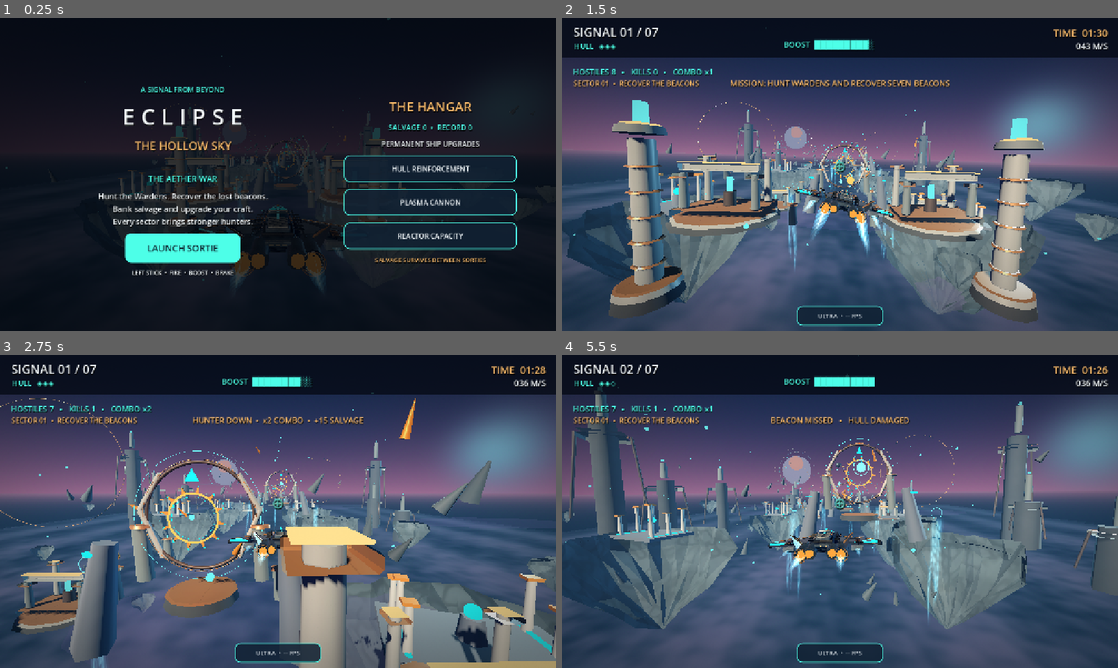
Above: before the commit, frames 1-4 (two rows, left to right).
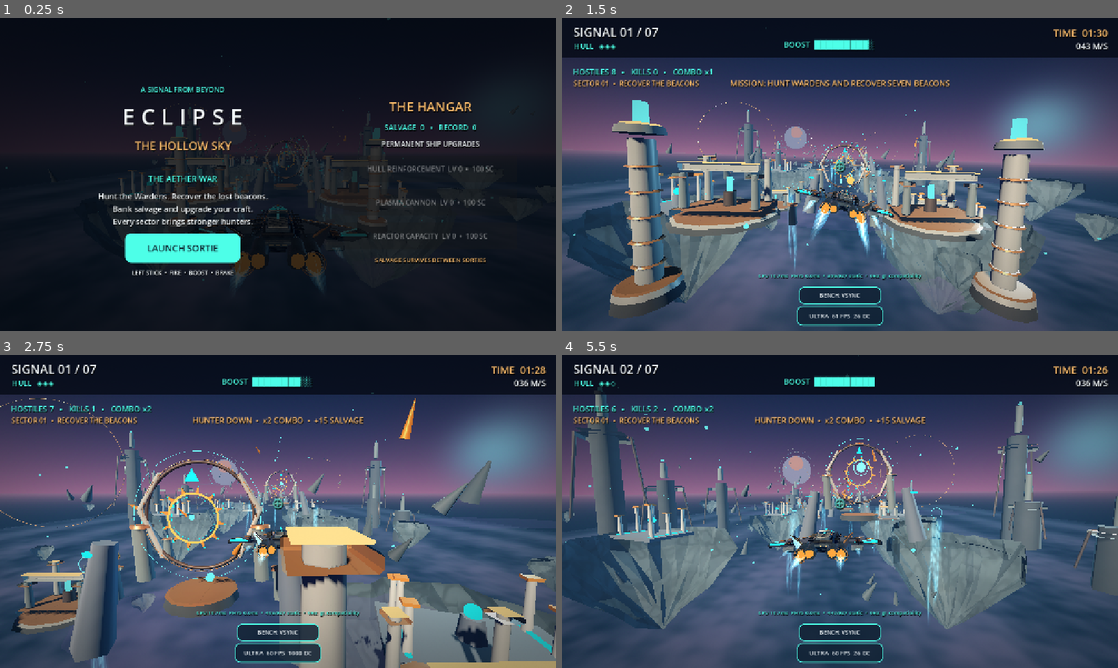
Above: after the commit, the same moments.

Repository: tpylman90-ctrl/Eclipse-The-Hollow-Sky
Game: Godot game, scene res://scenes/main.tscn
Same seed, same stepped clock (60 frames per second), same inputs: the game is played once before the commit and once after it.
Inputs (mouse positions are in pixels of both pictures, inside the frame that each line leads up to):
- Up to frame 1 (0.25 s): no input
- Up to frame 2 (1.5 s): click "LAUNCH SORTIE" at 0.5 s; tap Enter (start_game) at 1.25 s; move the mouse to (962, 158) at 1.27 s; hold D (steer_right) from 1.28 s (still down); hold Space (boost) from 1.28 s (still down); click (962, 158) at 1.42 s
- Up to frame 3 (2.75 s): release D (steer_right) at 2 s; release Space (boost) at 2 s; drag from (166, 527) to (250, 574) at 2.02 s
- Up to frame 4 (5.5 s): move the mouse to (895, 442) at 2.77 s; hold D (steer_right) 2.78-3.5 s; hold Enter (start_game) 2.78-3.5 s; click (895, 442) at 2.92 s; drag from (812, 574) to (673, 464) at 3.52 s; move the mouse to (1006, 558) at 4.27 s; hold A (steer_left) 4.28-5 s; hold J (fire) 4.28-5 s; click (1006, 558) at 4.42 s; drag from (673, 464) to (756, 433) at 5.02 s

The runs differ from the first frame. In frame 1, 2.0% of the frame differs, in the area x 61-93%, y 34-75%; in frame 2, 1.2%; in frame 3, 1.2%; in frame 4, 1.8%.
Error before the commit: Invalid access to property or key 'benchmark_requested' on a base object of type 'CanvasLayer (interface.gd)'. (res://scripts/game.gd:93)

Commit message:
Add 120Hz benchmark toggle and CPU/physics/draw-call/visible-scene telemetry

Diff:
--- a/scripts/interface.gd
+++ b/scripts/interface.gd
@@ -6,6 +6,7 @@
 signal start_requested
 signal restart_requested
 signal graphics_preset_requested
+signal benchmark_requested
 signal upgrade_requested(kind: String)
 signal hangar_requested
 
@@ -20,6 +21,8 @@
 var speed_label: Label
 var energy_label: Label
 var perf_button: Button
+var bench_button: Button
+var diagnostic_label: Label
 var result_title: Label
 var result_detail: Label
 var message_label: Label
@@ -226,6 +229,30 @@
     perf_button.add_theme_font_size_override("font_size", 14)
     perf_button.pressed.connect(func(): graphics_preset_requested.emit())
     hud.add_child(perf_button)
+    bench_button = _button("BENCH: VSYNC")
+    bench_button.anchor_left = 0.5
+    bench_button.anchor_right = 0.5
+    bench_button.anchor_top = 1.0
+    bench_button.anchor_bottom = 1.0
+    bench_button.offset_left = -95.0
+    bench_button.offset_right = 95.0
+    bench_button.offset_top = -102.0
+    bench_button.offset_bottom = -62.0
+    bench_button.custom_minimum_size = Vector2.ZERO
+    bench_button.add_theme_font_size_override("font_size", 13)
+    bench_button.pressed.connect(func(): benchmark_requested.emit())
+    hud.add_child(bench_button)
+    diagnostic_label = _label("CPU -- ms   •   --/-- static   •   -- Hz", 12, AQUA, HORIZONTAL_ALIGNMENT_CENTER)
+    diagnostic_label.anchor_left = 0.5
+    diagnostic_label.anchor_right = 0.5
+    diagnostic_label.anchor_top = 1.0
+    diagnostic_label.anchor_bottom = 1.0
+    diagnostic_label.offset_left = -270.0
+    diagnostic_label.offset_right = 270.0
+    diagnostic_label.offset_top = -136.0
+    diagnostic_label.offset_bottom = -109.0
+    diagnostic_label.mouse_filter = Control.MOUSE_FILTER_IGNORE
+    hud.add_child(diagnostic_label)
     combat_label = _label("DRONES 0  •  KILLS 0  •  COMBO x1", 18, AQUA)
     combat_label.position = Vector2(25.0, 111.0)
     hud.add_child(combat_label)
@@ -347,10 +374,21 @@
     message_label.text = hint
 
 
-func update_graphics_hud(preset: String, fps: int, draws: int) -> void:
+func update_graphics_hud(
+    preset: String, fps: int, draws: int, cpu_ms: float, physics_ms: float,
+    visible_meshes: int, total_meshes: int, refresh_hz: float, renderer: String
+) -> void:
     if perf_button == null:
         return
     perf_button.text = "%s  %d FPS  %d DC" % [preset, fps, draws]
+    if diagnostic_label != null:
+        diagnostic_label.text = "CPU %.1fms  PHYS %.1fms  •  %d/%d static  •  %dHz  %s" % [
+            cpu_ms, physics_ms, visible_meshes, total_meshes, int(maxf(refresh_hz, 0.0)), renderer]
+
+
+func update_benchmark(enabled: bool) -> void:
+    if bench_button != null:
+        bench_button.text = "BENCH: UNLOCKED" if enabled else "BENCH: VSYNC"
 
 
 func update_combat_hud(sector: int, alive: int, destroyed: int, combo: int, mission: String) -> void:
